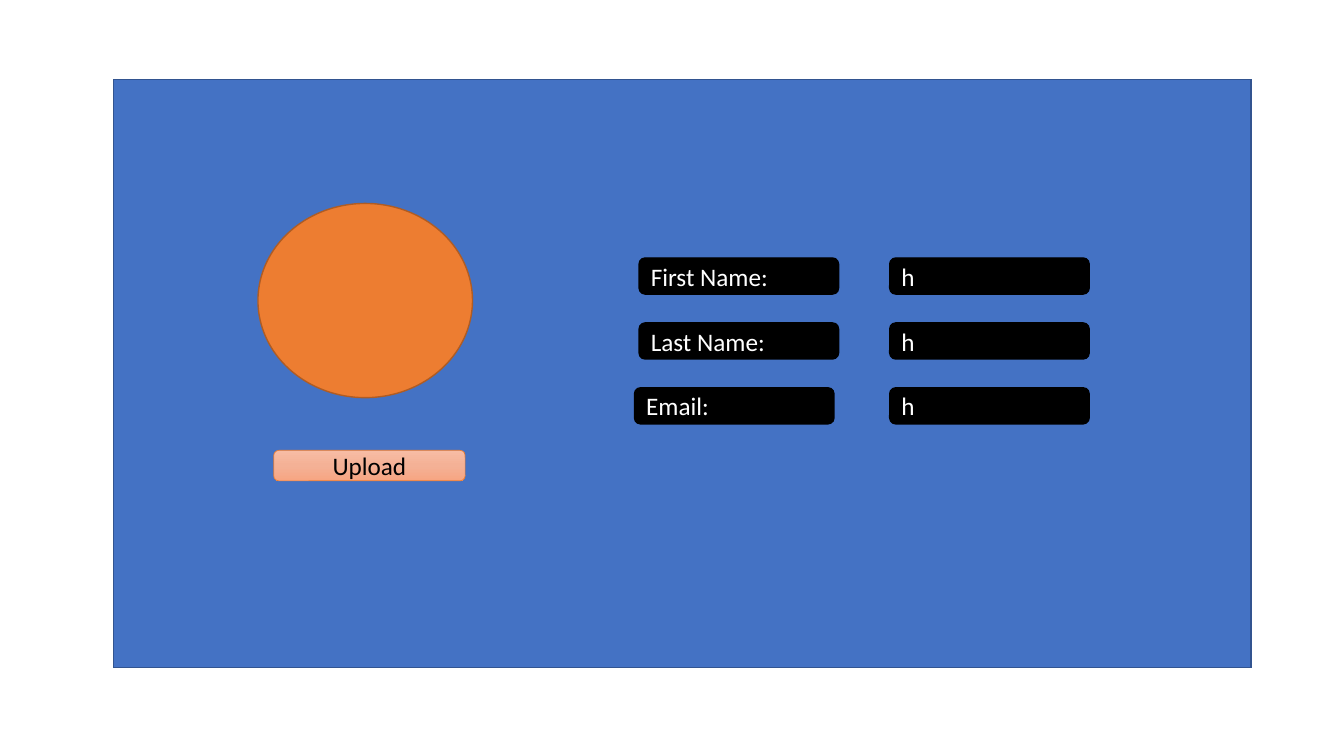
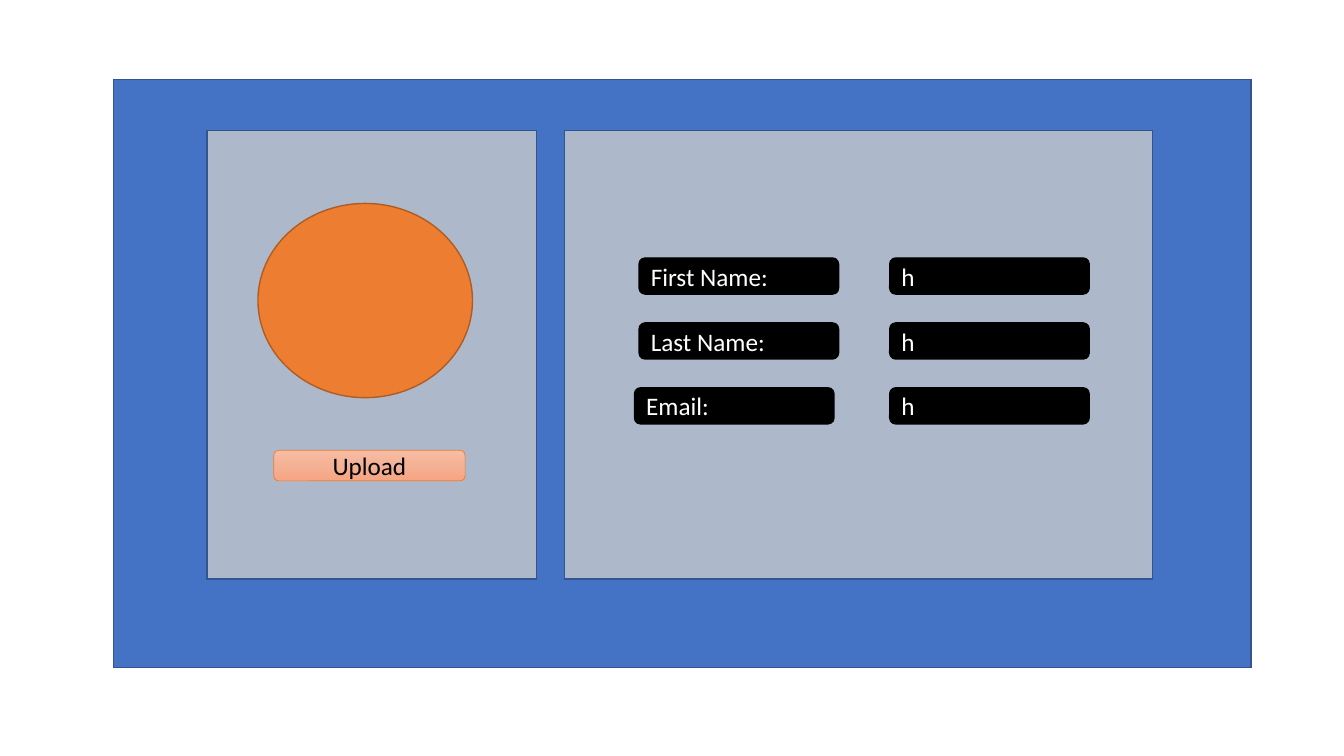
Before and after one commit to ayonrakib/Angular-Social-Games, a slide deck: slide 1 of front-end/src/assets/profile.pptx. Drawn at 1344x756 pixels with LibreOffice and Linux fonts; fonts in the diff are those of the drawing. Boxes give left, top, right and bottom in pixels: in the first picture for what was removed or moved away, otherwise in the second. Text is boxed around its words. In the diff, an @@ line names an element or a change of style, - is before the commit and + after.

```diff
--- a/front-end/src/assets/profile.pptx
+++ b/front-end/src/assets/profile.pptx
@@ rectangle added at (x1=208, y1=130, x2=537, y2=579), fill #ADB9CA, outline #325491 1 pt @@
@@ rectangle added at (x1=565, y1=130, x2=1152, y2=579), fill #ADB9CA, outline #325491 1 pt @@
```
Also in this commit, not shown: 41 other files.
